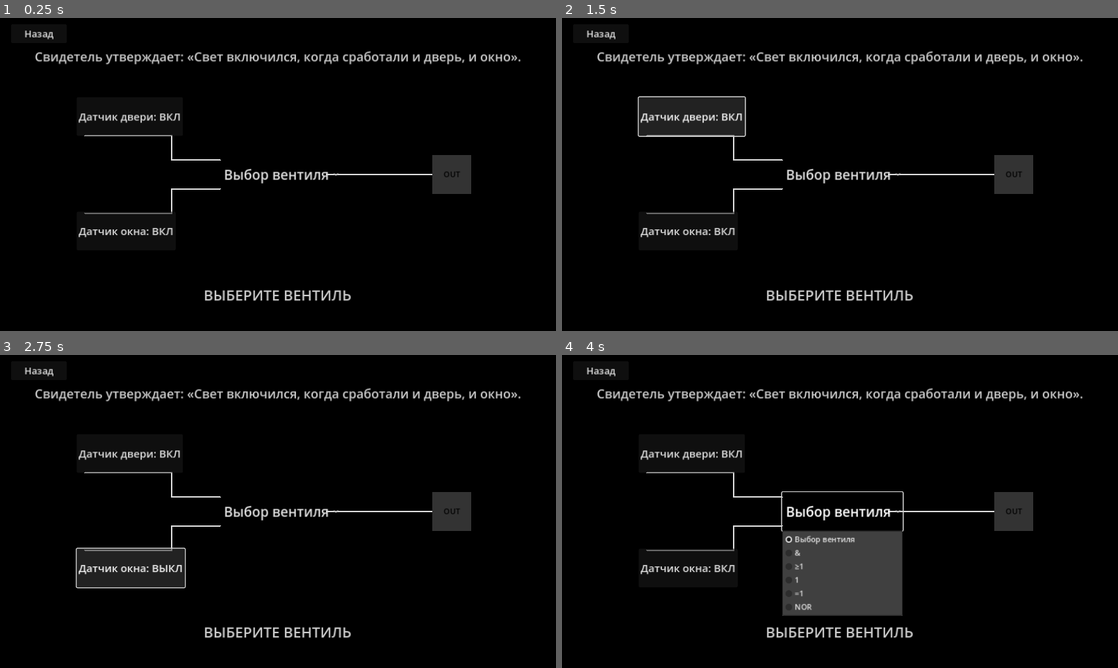
Above: before the commit, frames 1-4 (two rows, left to right).
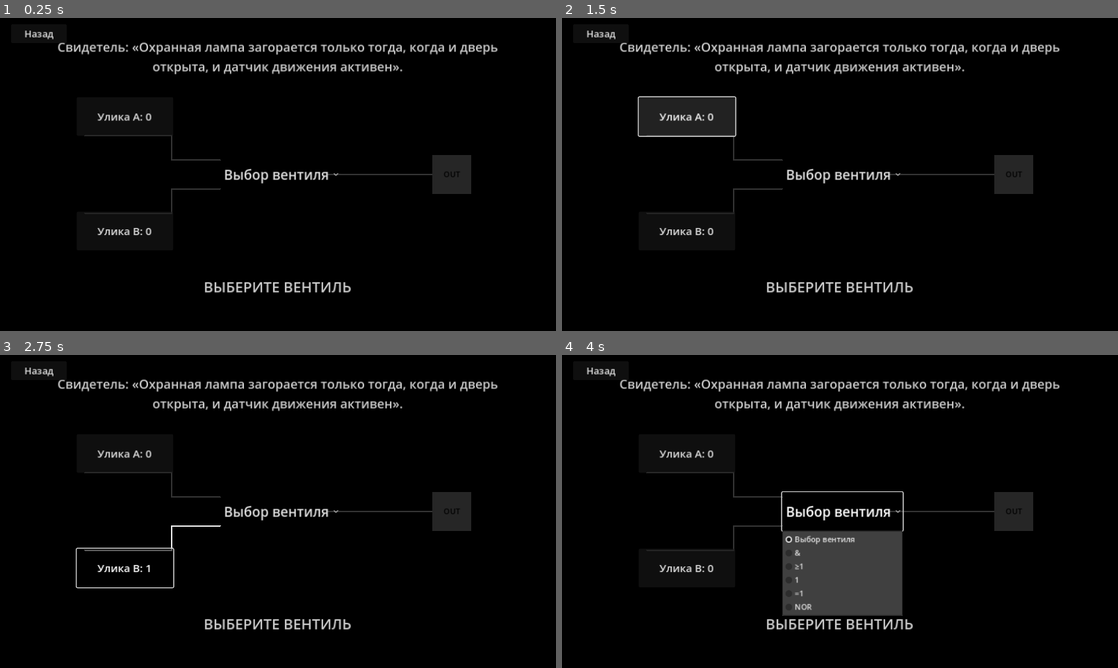
Above: after the commit, the same moments.

Repository: Nurik-dotcom/untmatric
Game: Godot game, scene res://scenes/LogicQuestA.tscn
Two runs of this game, one before a commit and one after it. Both use one fixed random seed, a clock stepped at 60 frames per second and the inputs below. This scene is started directly instead of the project's main scene.
Inputs:
- Up to frame 1 (0.25 s): no input
- Up to frame 2 (1.5 s): click "Датчик двери: ВКЛ" (after the commit: "Улика A: 0") at 0.5 s; click "Датчик двери: ВЫКЛ" (after the commit: "Улика A: 1") at 1.25 s
- Up to frame 3 (2.75 s): click "Датчик окна: ВКЛ" (after the commit: "Улика B: 0") at 2 s
- Up to frame 4 (4 s): click "Датчик окна: ВЫКЛ" (after the commit: "Улика B: 1") at 2.75 s; click "Выбор вентиля" at 3.5 s

The runs differ from the first frame. In frame 1, 5.1% of the frame differs, in the area x 6-94%, y 7-91%; in frame 2, 5.4%; in frame 3, 7.1%; in frame 4, 5.1%.

Commit message:
detector v3

Diff:
--- a/scenes/LogicQuestA.gd
+++ b/scenes/LogicQuestA.gd
@@ -4,29 +4,33 @@
 
 var input_a: bool = false
 var input_b: bool = false
-var target_output: bool = true
 var selected_gate: GateType = GateType.NONE
-var current_quest_idx: int = 0
+var current_quest_index: int = 0
 
 @onready var lamp = $BoardContainer/Lamp
+@onready var wire_a = $BoardContainer/WiresLayer/InputA_Wire
+@onready var wire_b = $BoardContainer/WiresLayer/InputB_Wire
+@onready var wire_out = $BoardContainer/WiresLayer/Output_Wire
 @onready var result_label = $ResultLabel
+@onready var hint_label = $HintLabel
 @onready var story_label = $StoryLabel
 @onready var gate_selector = $BoardContainer/GateSelector
 @onready var input_a_btn = $BoardContainer/InputA_Btn
 @onready var input_b_btn = $BoardContainer/InputB_Btn
+@onready var next_button = $NextButton
 @onready var back_button = $BackButton
-
-const STORY_1 = "\u0421\u0432\u0438\u0434\u0435\u0442\u0435\u043b\u044c \u0443\u0442\u0432\u0435\u0440\u0436\u0434\u0430\u0435\u0442: \u00ab\u0421\u0432\u0435\u0442 \u0432\u043a\u043b\u044e\u0447\u0438\u043b\u0441\u044f, \u043a\u043e\u0433\u0434\u0430 \u0441\u0440\u0430\u0431\u043e\u0442\u0430\u043b\u0438 \u0438 \u0434\u0432\u0435\u0440\u044c, \u0438 \u043e\u043a\u043d\u043e\u00bb."
-const STORY_2 = "\u0414\u0435\u0442\u0435\u043a\u0442\u043e\u0440 \u0434\u043e\u043b\u0436\u0435\u043d \u043f\u043e\u043a\u0430\u0437\u0430\u0442\u044c \u041b\u041e\u0416\u042c, \u0435\u0441\u043b\u0438 \u0445\u043e\u0442\u044f \u0431\u044b \u043e\u0434\u0438\u043d \u0434\u0430\u0442\u0447\u0438\u043a \u0430\u043a\u0442\u0438\u0432\u0435\u043d. (\u042d\u0442\u043e NOR)"
+@onready var click_player = $ClickPlayer
+
 const RESULT_OK = "\u0423\u041b\u0418\u041a\u0410 \u041f\u041e\u0414\u0422\u0412\u0415\u0420\u0416\u0414\u0415\u041d\u0410"
 const RESULT_BAD = "\u041f\u0420\u041e\u0422\u0418\u0412\u041e\u0420\u0415\u0427\u0418\u0415..."
 const RESULT_WAIT = "\u0412\u042b\u0411\u0415\u0420\u0418\u0422\u0415 \u0412\u0415\u041d\u0422\u0418\u041b\u042c"
 const RESULT_MISMATCH = "\u0412\u0415\u041d\u0422\u0418\u041b\u042c \u041d\u0415 \u0421\u041e\u041e\u0422\u0412\u0415\u0422\u0421\u0422\u0412\u0423\u0415\u0422 \u0421\u042e\u0416\u0415\u0422\u0423"
-
-const INPUT_A_ON = "\u0414\u0430\u0442\u0447\u0438\u043a \u0434\u0432\u0435\u0440\u0438: \u0412\u041a\u041b"
-const INPUT_A_OFF = "\u0414\u0430\u0442\u0447\u0438\u043a \u0434\u0432\u0435\u0440\u0438: \u0412\u042b\u041a\u041b"
-const INPUT_B_ON = "\u0414\u0430\u0442\u0447\u0438\u043a \u043e\u043a\u043d\u0430: \u0412\u041a\u041b"
-const INPUT_B_OFF = "\u0414\u0430\u0442\u0447\u0438\u043a \u043e\u043a\u043d\u0430: \u0412\u042b\u041a\u041b"
+const RESULT_NEXT = "\u0421\u041b\u0415\u0414\u0423\u042e\u0429\u0415\u0415 \u0414\u0415\u041b\u041e \u0414\u041e\u0421\u0422\u0423\u041f\u041d\u041e"
+
+const INPUT_A_ON = "\u0423\u043b\u0438\u043a\u0430 A: 1"
+const INPUT_A_OFF = "\u0423\u043b\u0438\u043a\u0430 A: 0"
+const INPUT_B_ON = "\u0423\u043b\u0438\u043a\u0430 B: 1"
+const INPUT_B_OFF = "\u0423\u043b\u0438\u043a\u0430 B: 0"
 
 const GATE_NONE = "\u0412\u044b\u0431\u043e\u0440 \u0432\u0435\u043d\u0442\u0438\u043b\u044f"
 const GATE_AND = "&"
@@ -37,21 +41,35 @@
 
 var quests = [
 	{
-		"text": STORY_1,
-		"a": true, "b": true, "target": true,
-		"truth": { "00": false, "01": false, "10": false, "11": true }
+		"id": "A1",
+		"story": "\u0421\u0432\u0438\u0434\u0435\u0442\u0435\u043b\u044c: \u00ab\u041e\u0445\u0440\u0430\u043d\u043d\u0430\u044f \u043b\u0430\u043c\u043f\u0430 \u0437\u0430\u0433\u043e\u0440\u0430\u0435\u0442\u0441\u044f \u0442\u043e\u043b\u044c\u043a\u043e \u0442\u043e\u0433\u0434\u0430, \u043a\u043e\u0433\u0434\u0430 \u0438 \u0434\u0432\u0435\u0440\u044c \u043e\u0442\u043a\u0440\u044b\u0442\u0430, \u0438 \u0434\u0430\u0442\u0447\u0438\u043a \u0434\u0432\u0438\u0436\u0435\u043d\u0438\u044f \u0430\u043a\u0442\u0438\u0432\u0435\u043d\u00bb.",
+		"logic_type": GateType.AND,
+		"hint": "\u041a\u043e\u043d\u044a\u044e\u043d\u043a\u0446\u0438\u044f: \u0442\u043e\u043a \u0438\u0434\u0435\u0442 \u0442\u043e\u043b\u044c\u043a\u043e \u043f\u0440\u0438 \u0434\u0432\u0443\u0445 \u0441\u0438\u0433\u043d\u0430\u043b\u0430\u0445."
 	},
 	{
-		"text": STORY_2,
-		"a": true, "b": false, "target": false,
-		"truth": { "00": true, "01": false, "10": false, "11": false }
+		"id": "A2",
+		"story": "\u0418\u043d\u0441\u043f\u0435\u043a\u0442\u043e\u0440: \u00ab\u0421\u0438\u0441\u0442\u0435\u043c\u0430 \u043f\u043e\u0434\u0430\u0441\u0442 \u0441\u0438\u0433\u043d\u0430\u043b, \u0435\u0441\u043b\u0438 \u0432\u043e\u0440 \u0437\u0430\u043b\u0435\u0437\u0435\u0442 \u043b\u0438\u0431\u043e \u0447\u0435\u0440\u0435\u0437 \u043e\u043a\u043d\u043e, \u043b\u0438\u0431\u043e \u0447\u0435\u0440\u0435\u0437 \u0447\u0435\u0440\u0434\u0430\u043a (\u0445\u043e\u0442\u044f \u0431\u044b \u043e\u0434\u0438\u043d \u043f\u0443\u0442\u044c)\u00bb.",
+		"logic_type": GateType.OR,
+		"hint": "\u0414\u0438\u0437\u044a\u044e\u043d\u043a\u0446\u0438\u044f: \u0434\u043e\u0441\u0442\u0430\u0442\u043e\u0447\u043d\u043e \u043e\u0434\u043d\u043e\u0433\u043e \u0441\u0438\u0433\u043d\u0430\u043b\u0430."
+	},
+	{
+		"id": "A3",
+		"story": "\u0422\u0435\u0445\u043d\u0438\u043a: \u00ab\u042d\u0442\u043e\u0442 \u0438\u043d\u0432\u0435\u0440\u0442\u043e\u0440 \u0441\u043b\u043e\u043c\u0430\u043d. \u0415\u0441\u043b\u0438 \u043d\u0430 \u0432\u0445\u043e\u0434\u0435 \u0418\u0441\u0442\u0438\u043d\u0430, \u043e\u043d \u0432\u044b\u0434\u0430\u0435\u0442 \u041b\u043e\u0436\u044c\u00bb.",
+		"logic_type": GateType.NOT,
+		"hint": "\u041e\u0442\u0440\u0438\u0446\u0430\u043d\u0438\u0435: \u0432\u0441\u0435 \u043d\u0430\u043e\u0431\u043e\u0440\u043e\u0442."
+	},
+	{
+		"id": "A4",
+		"story": "\u0414\u0435\u0442\u0435\u043a\u0442\u0438\u0432: \u00ab\u0421\u0432\u0435\u0442 \u0432 \u043a\u043e\u0440\u0438\u0434\u043e\u0440\u0435 \u043c\u0438\u0433\u0430\u0435\u0442 \u0442\u043e\u043b\u044c\u043a\u043e \u043a\u043e\u0433\u0434\u0430 \u043a\u043d\u043e\u043f\u043a\u0438 \u0432 \u0440\u0430\u0437\u043d\u044b\u0445 \u043f\u043e\u043b\u043e\u0436\u0435\u043d\u0438\u044f\u0445 (\u043e\u0434\u043d\u0430 \u043d\u0430\u0436\u0430\u0442\u0430, \u0434\u0440\u0443\u0433\u0430\u044f \u043d\u0435\u0442)\u00bb.",
+		"logic_type": GateType.XOR,
+		"hint": "\u0418\u0441\u043a\u043b\u044e\u0447\u0430\u044e\u0449\u0435\u0435 \u0418\u041b\u0418: \u0438\u0441\u0442\u0438\u043d\u0430 \u043f\u0440\u0438 \u0440\u0430\u0437\u043d\u044b\u0445 \u0432\u0445\u043e\u0434\u0430\u0445."
 	}
 ]
 
 func _ready():
 	_setup_gate_selector()
 	_setup_inputs()
-	setup_quest(0)
+	setup_quest(current_quest_index)
 
 func _setup_gate_selector():
 	gate_selector.clear()
@@ -63,22 +81,19 @@
 	gate_selector.add_item(GATE_NOR, GateType.NOR)
 
 func _setup_inputs():
-	input_a_btn.disabled = false
-	input_b_btn.disabled = false
 	back_button.text = "\u041d\u0430\u0437\u0430\u0434"
+	next_button.text = "\u0421\u041b\u0415\u0414\u0423\u042e\u0429\u0415\u0415 \u0414\u0415\u041b\u041e"
 	result_label.text = RESULT_WAIT
-	input_a_btn.pressed.connect(_on_input_a_pressed)
-	input_b_btn.pressed.connect(_on_input_b_pressed)
+	hint_label.text = ""
 
 func setup_quest(idx: int):
 	if idx >= quests.size():
 		idx = 0
-	current_quest_idx = idx
+	current_quest_index = idx
 	var q = quests[idx]
-	story_label.text = q.text
-	input_a = q.a
-	input_b = q.b
-	target_output = q.target
+	story_label.text = q.story
+	input_a = false
+	input_b = false
 
 	selected_gate = GateType.NONE
 	gate_selector.selected = 0
@@ -86,24 +101,27 @@
 	result_label.text = RESULT_WAIT
 	_update_input_labels()
 	result_label.add_theme_color_override("font_color", Color(0.8, 0.8, 0.8))
+	hint_label.text = ""
+	next_button.visible = false
+	update_wires()
 
 func _update_input_labels():
 	input_a_btn.text = INPUT_A_ON if input_a else INPUT_A_OFF
 	input_b_btn.text = INPUT_B_ON if input_b else INPUT_B_OFF
 
-func check_logic() -> bool:
+func check_logic(a: bool, b: bool, gate: GateType) -> bool:
 	var current_output = false
-	match selected_gate:
+	match gate:
 		GateType.AND:
-			current_output = input_a and input_b
+			current_output = a and b
 		GateType.OR:
-			current_output = input_a or input_b
+			current_output = a or b
 		GateType.NOT:
-			current_output = not input_a
+			current_output = not a
 		GateType.XOR:
-			current_output = input_a != input_b
+			current_output = a != b
 		GateType.NOR:
-			current_output = not (input_a or input_b)
+			current_output = not (a or b)
 		_:
 			current_output = false
 
@@ -111,61 +129,82 @@
 
 func _on_gate_selected(index):
 	selected_gate = gate_selector.get_item_id(index) as GateType
+	update_wires()
 
 	if selected_gate == GateType.NONE:
 		lamp.color = Color(0.2, 0.2, 0.2)
 		result_label.text = RESULT_WAIT
+		hint_label.text = ""
+		next_button.visible = false
 		return
 
 	var is_correct = _validate_gate_against_story(selected_gate)
-
-	lamp.color = Color(1, 1, 1) if is_correct else Color(0.15, 0.15, 0.15)
 
 	if is_correct:
 		result_label.add_theme_color_override("font_color", Color(0.7, 1, 0.7))
 		result_label.text = RESULT_OK
+		hint_label.text = RESULT_NEXT
+		next_button.visible = true
+		_flash_lamp()
 	else:
 		result_label.add_theme_color_override("font_color", Color(1, 0.5, 0.5))
 		result_label.text = RESULT_MISMATCH
+		hint_label.text = quests[current_quest_index].hint
+		next_button.visible = false
 
 func _on_back_button_pressed():
 	get_tree().change_scene_to_file("res://scenes/QuestSelect.tscn")
 
-func _on_input_a_pressed():
-	input_a = not input_a
-	_update_input_labels()
-
-func _on_input_b_pressed():
-	input_b = not input_b
-	_update_input_labels()
-
 func _validate_gate_against_story(gate: GateType) -> bool:
-	var q = quests[current_quest_idx]
-	if "truth" not in q:
-		return check_logic() == target_output
-
-	var saved_a = input_a
-	var saved_b = input_b
-	var saved_gate = selected_gate
-	selected_gate = gate
-
-	var truth = q.truth
+	var q = quests[current_quest_index]
+	var expected_gate = q.logic_type
+
 	for a in [false, true]:
 		for b in [false, true]:
-			input_a = a
-			input_b = b
-			var key = str(int(a)) + str(int(b))
-			if key in truth:
-				var expected = truth[key]
-				var actual = check_logic()
-				if actual != expected:
-					input_a = saved_a
-					input_b = saved_b
-					selected_gate = saved_gate
-					return false
-
-	input_a = saved_a
-	input_b = saved_b
-	selected_gate = saved_gate
+			var expected = check_logic(a, b, expected_gate)
+			var actual = check_logic(a, b, gate)
+			if actual != expected:
+				return false
+	return true
+
+func _on_input_a_toggled(pressed: bool):
+	input_a = pressed
+	_play_click()
 	_update_input_labels()
-	return true
+	update_wires()
+
+func _on_input_b_toggled(pressed: bool):
+	input_b = pressed
+	_play_click()
+	_update_input_labels()
+	update_wires()
+
+func update_wires():
+	var on_color = Color(0.9, 0.9, 0.9)
+	var off_color = Color(0.2, 0.2, 0.2)
+	wire_a.default_color = on_color if input_a else off_color
+	wire_b.default_color = on_color if input_b else off_color
+
+	var out_on = false
+	if selected_gate != GateType.NONE:
+		out_on = check_logic(input_a, input_b, selected_gate)
+	wire_out.default_color = on_color if out_on else off_color
+	lamp.color = Color(1, 1, 1) if out_on else Color(0.15, 0.15, 0.15)
+
+func _flash_lamp():
+	lamp.modulate = Color(1, 1, 1, 1)
+	var tween = create_tween()
+	tween.tween_property(lamp, "modulate", Color(1, 1, 1, 1), 0.05)
+	tween.tween_property(lamp, "modulate", Color(1, 1, 1, 0.4), 0.2)
+	tween.tween_property(lamp, "modulate", Color(1, 1, 1, 1), 0.2)
+
+func _play_click():
+	if click_player.stream:
+		click_player.play()
+
+func _on_next_button_pressed():
+	current_quest_index += 1
+	if current_quest_index >= quests.size():
+		get_tree().change_scene_to_file("res://scenes/QuestSelect.tscn")
+		return
+	setup_quest(current_quest_index)
--- a/scenes/LogicQuestA.tscn
+++ b/scenes/LogicQuestA.tscn
@@ -45,27 +45,29 @@
 offset_top = -160.0
 offset_right = 420.0
 offset_bottom = 160.0
+grow_horizontal = 2
+grow_vertical = 2
 
 [node name="WiresLayer" type="Node2D" parent="BoardContainer"]
 
 [node name="InputA_Wire" type="Line2D" parent="BoardContainer/WiresLayer"]
 points = PackedVector2Array(20, 80, 200, 80, 200, 130, 300, 130)
 width = 3.0
-default_color = Color(0.85, 0.85, 0.85, 1)
+default_color = Color(0.2, 0.2, 0.2, 1)
 begin_cap_mode = 2
 end_cap_mode = 2
 
 [node name="InputB_Wire" type="Line2D" parent="BoardContainer/WiresLayer"]
 points = PackedVector2Array(20, 240, 200, 240, 200, 190, 300, 190)
 width = 3.0
-default_color = Color(0.85, 0.85, 0.85, 1)
+default_color = Color(0.2, 0.2, 0.2, 1)
 begin_cap_mode = 2
 end_cap_mode = 2
 
 [node name="Output_Wire" type="Line2D" parent="BoardContainer/WiresLayer"]
 points = PackedVector2Array(520, 160, 740, 160)
 width = 3.0
-default_color = Color(0.85, 0.85, 0.85, 1)
+default_color = Color(0.2, 0.2, 0.2, 1)
 begin_cap_mode = 2
 end_cap_mode = 2
 
@@ -75,6 +77,7 @@
 offset_right = 203.0
 offset_bottom = 80.0
 theme_override_font_sizes/font_size = 22
+toggle_mode = true
 text = "Input A"
 
 [node name="InputB_Btn" type="Button" parent="BoardContainer"]
@@ -84,6 +87,7 @@
 offset_right = 203.0
 offset_bottom = 317.0
 theme_override_font_sizes/font_size = 22
+toggle_mode = true
 text = "Input B"
 
 [node name="GateSelector" type="OptionButton" parent="BoardContainer"]
@@ -121,11 +125,34 @@
 anchor_left = 0.1
 anchor_top = 0.82
 anchor_right = 0.9
-anchor_bottom = 0.95
+anchor_bottom = 0.9
 theme_override_font_sizes/font_size = 30
 text = "..."
 horizontal_alignment = 1
 vertical_alignment = 1
+
+[node name="HintLabel" type="Label" parent="."]
+layout_mode = 1
+anchors_preset = -1
+anchor_left = 0.1
+anchor_top = 0.9
+anchor_right = 0.9
+anchor_bottom = 0.97
+theme_override_colors/font_color = Color(0.7, 0.7, 0.7, 1)
+theme_override_font_sizes/font_size = 22
+horizontal_alignment = 1
+vertical_alignment = 1
+
+[node name="NextButton" type="Button" parent="."]
+visible = false
+layout_mode = 1
+anchors_preset = -1
+anchor_left = 0.82
+anchor_top = 0.02
+anchor_right = 0.98
+anchor_bottom = 0.08
+theme_override_font_sizes/font_size = 18
+text = "Next"
 
 [node name="BackButton" type="Button" parent="."]
 layout_mode = 1
@@ -137,5 +164,10 @@
 theme_override_font_sizes/font_size = 20
 text = "Back"
 
+[node name="ClickPlayer" type="AudioStreamPlayer" parent="."]
+
+[connection signal="toggled" from="BoardContainer/InputA_Btn" to="." method="_on_input_a_toggled"]
+[connection signal="toggled" from="BoardContainer/InputB_Btn" to="." method="_on_input_b_toggled"]
 [connection signal="item_selected" from="BoardContainer/GateSelector" to="." method="_on_gate_selected"]
+[connection signal="pressed" from="NextButton" to="." method="_on_next_button_pressed"]
 [connection signal="pressed" from="BackButton" to="." method="_on_back_button_pressed"]
Not shown: 1 places in scenes/LogicQuestA.tscn that only renumber resources
